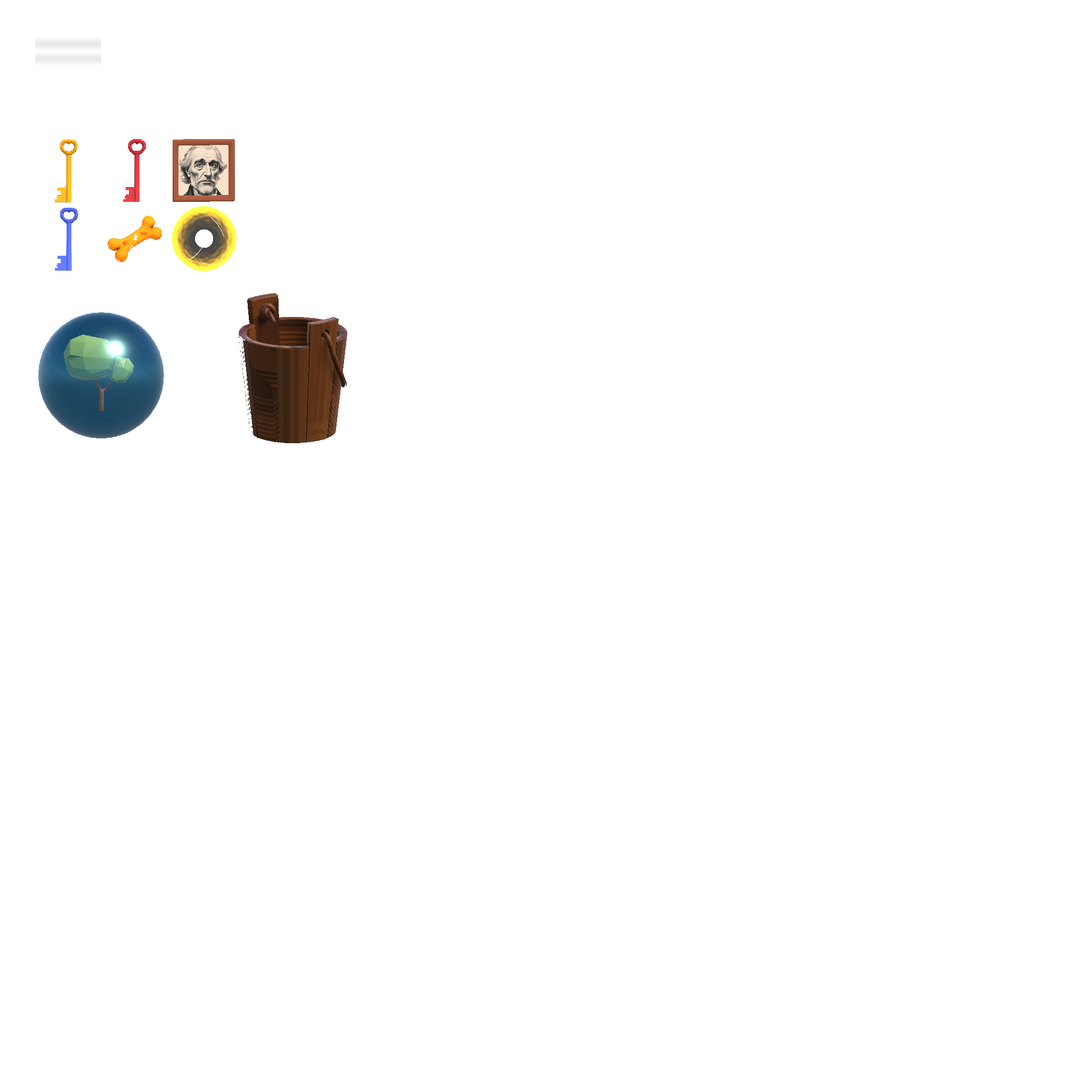
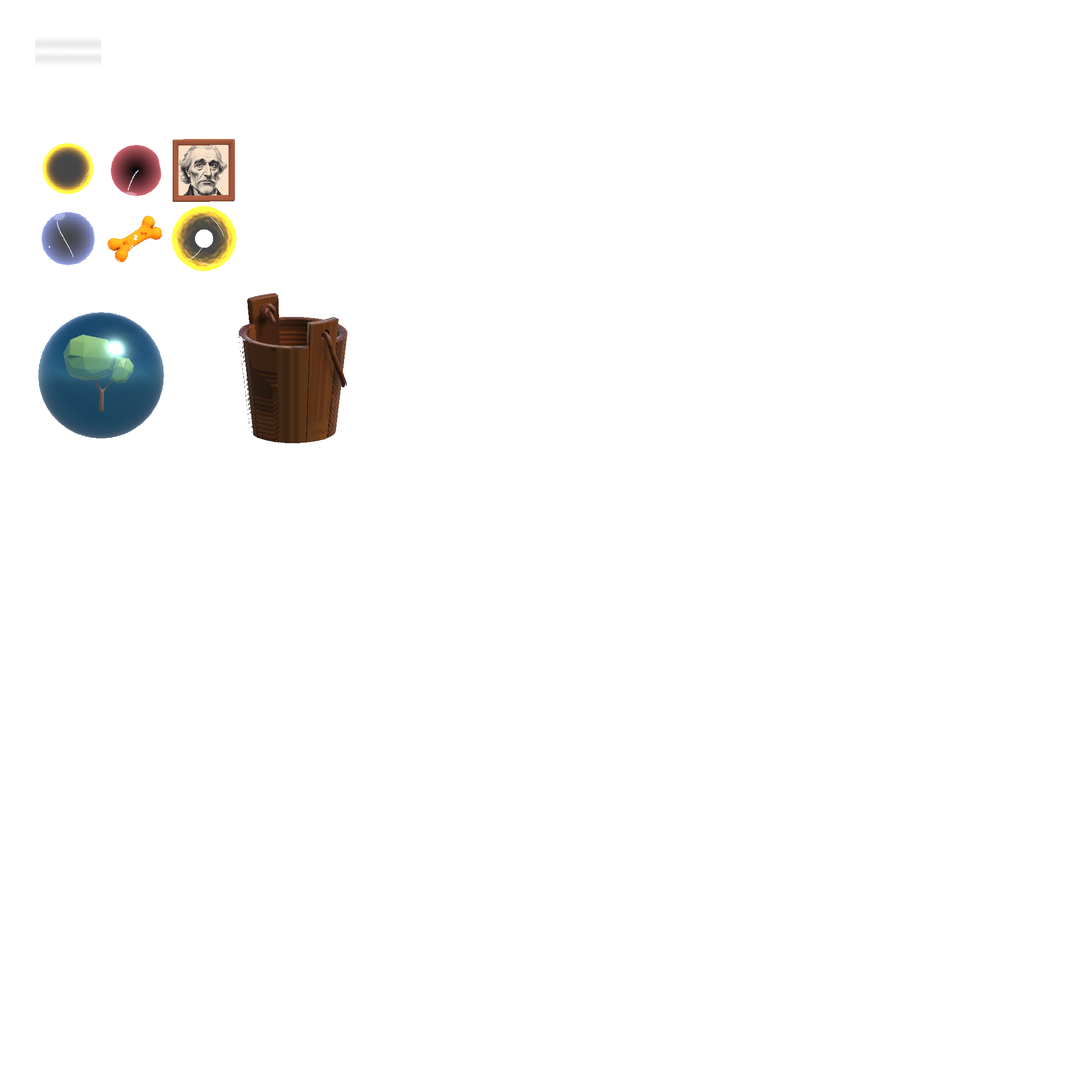
Layer changes from the first 1091×1091 image to the second:
added layer "Слой 11" above "FutureRoomKey" over [left=42, top=143, right=94, bottom=194]
added layer "FutureRoomKey" above "Слой 9" over [left=110, top=144, right=162, bottom=197]
hid "Слой 4" over [left=123, top=139, right=147, bottom=202]
added layer "Слой 12" above "PresentKey" over [left=41, top=212, right=95, bottom=266]
renamed "Слой 3" to "PresentKey", hid it over [left=54, top=207, right=79, bottom=271]
renamed "Слой 2" to "PastRoomKey", hid it over [left=54, top=139, right=78, bottom=203]
